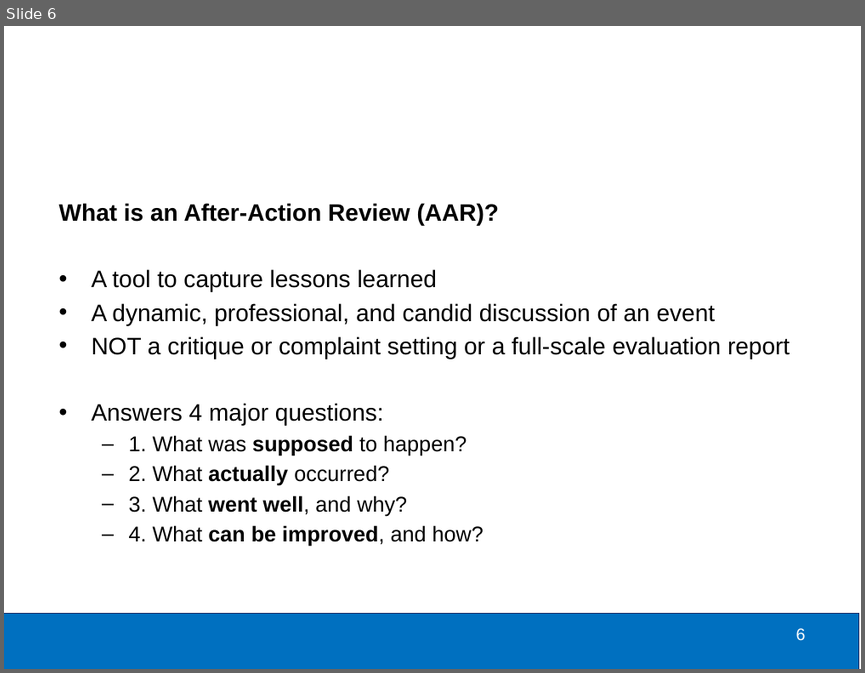
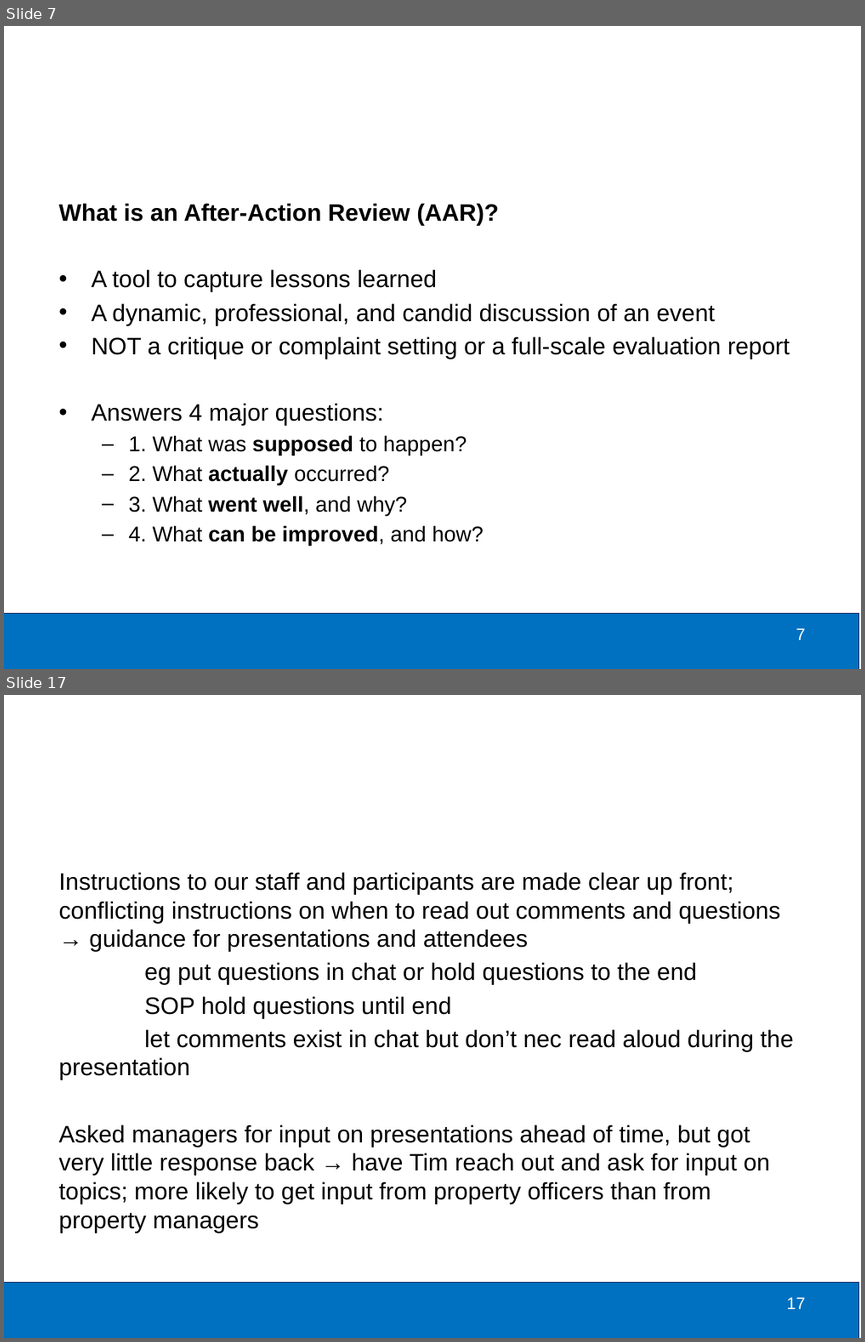
Before and after one commit to burch-cm/training, a slide deck: classes/AAR/2021 Annual Personal Property Education Workshop AAR.pptx. Shown one above the other, each under a label of ours: slide 6 before the commit, slides 7 and 17 after it; the slides between them are not shown. The pictures are 865x673 and 865x1342 pixels, drawn with LibreOffice and Linux fonts; fonts in the diff are those of the drawing; background and template pictures are left out. Boxes give left, top, right and bottom in pixels: in the first picture for what was removed or moved away, otherwise in the second. Text is boxed around its words. In the diff, an @@ line names an element or a change of style, - is before the commit and + after.

```diff
--- a/classes/AAR/2021 Annual Personal Property Education Workshop AAR.pptx
+++ b/classes/AAR/2021 Annual Personal Property Education Workshop AAR.pptx
@@ slide 17 added at [4, 695, 861, 1338], background #FFFFFF; not listed: 2 template elements that a slide beside it also shows @@
@@ text added at [59, 872, 794, 1232], 20 pt, text #000000 @@
+Instructions to our staff and participants are made clear up front; conflicting instructions on when to read out comments and questions → guidance for presentations and attendees
+eg put questions in chat or hold questions to the end
+SOP hold questions until end
+let comments exist in chat but don’t nec read aloud during the presentation
+Asked managers for input on presentations ahead of time, but got very little response back → have Tim reach out and ask for input on topics; more likely to get input from property officers than from property managers
@@ what was slide 6 is now slide 7 @@
@@ page number at [796, 628, 806, 640]: text changed @@
-6
+7
```
Also in this commit, not shown: 8 slides changed, 6 other slides added.
